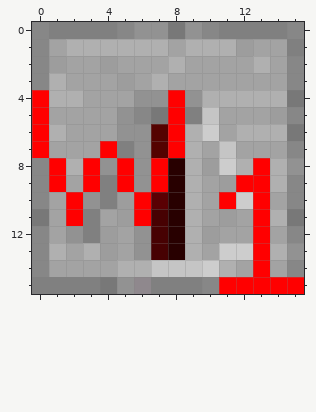
Pixel-art sprite: src/com/creadri/lazyroaddesigner/img/93.3.png. That is the earlier state.
The file is 16x16 pixels. Colours within 5 levels of each other are drawn and written as one.
After:
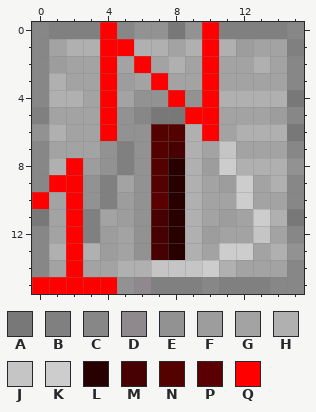
Palette (. is transparent): A #787878  B #808080  C #878787  D #8f888d  E #929292  F #9d9d9d  G #a3a3a3  H #b0b0b0  J #c5c5c5  K #cdcdcd  L #280000  M #470102  N #540200  P #5a0003  Q #ff0000
Edits made:
y 0: x 4 B -> Q; x 10 C -> Q
y 1: x 4..5 HH -> QQ; x 10 H -> Q
y 2: x 4 F -> Q; x 6 G -> Q; x 10 G -> Q
y 3: x 4 G -> Q; x 7 H -> Q; x 10 G -> Q
y 4: x 0 Q -> C; x 4 G -> Q; x 10 H -> Q
y 5: x 0 Q -> B; x 4 G -> Q; x 8..10 QBJ -> AQQ
y 6: x 0 Q -> E; x 4 G -> Q; x 8 Q -> N; x 10 K -> Q
y 7: x 0 Q -> C; x 4 Q -> E; x 8 Q -> M
y 8: x 1..3 QHQ -> HQF; x 5 Q -> B; x 7 Q -> N; x 13 Q -> H
y 9: x 2..3 GQ -> QE; x 5 Q -> G; x 7 Q -> N; x 12..13 QQ -> KG
y 10: x 0 C -> Q; x 6 Q -> E; x 11 Q -> G; x 13 Q -> G
y 11: x 6 Q -> E; x 13 Q -> K
y 12: x 2 E -> Q; x 13 Q -> J
y 13..14: x 2 G -> Q; x 13 Q -> G
y 15: x 0..4 BBBBA -> QQQQQ; x 11..15 QQQQQ -> BBBCC
Boxes around the changes in both pictures, in picture pixels (x1, y1, x2, y2):
changed: (32, 22, 304, 294)
